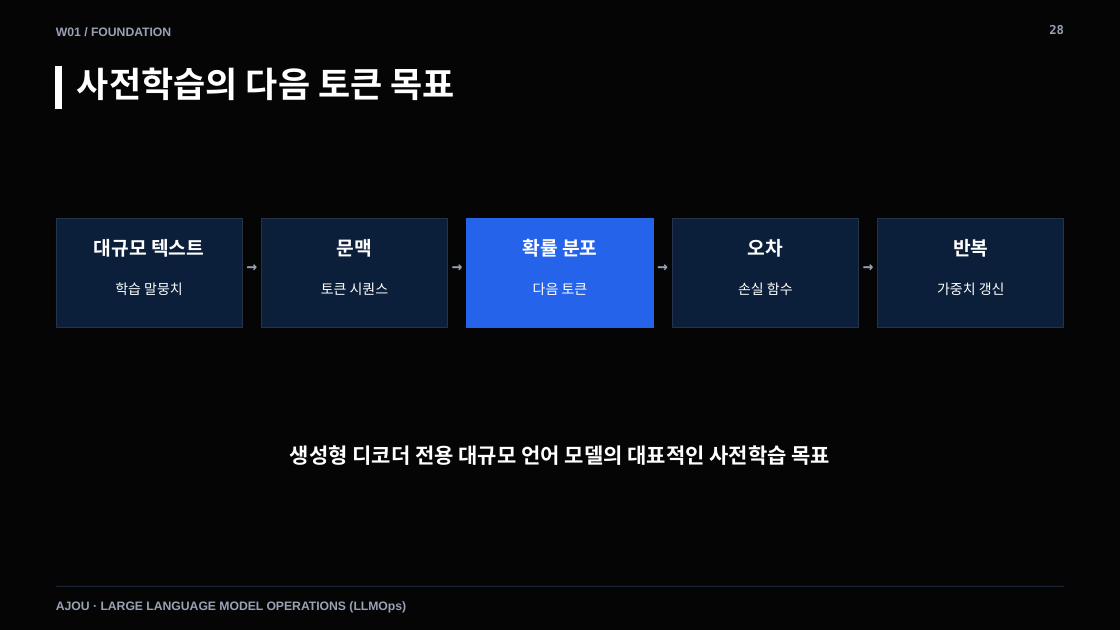
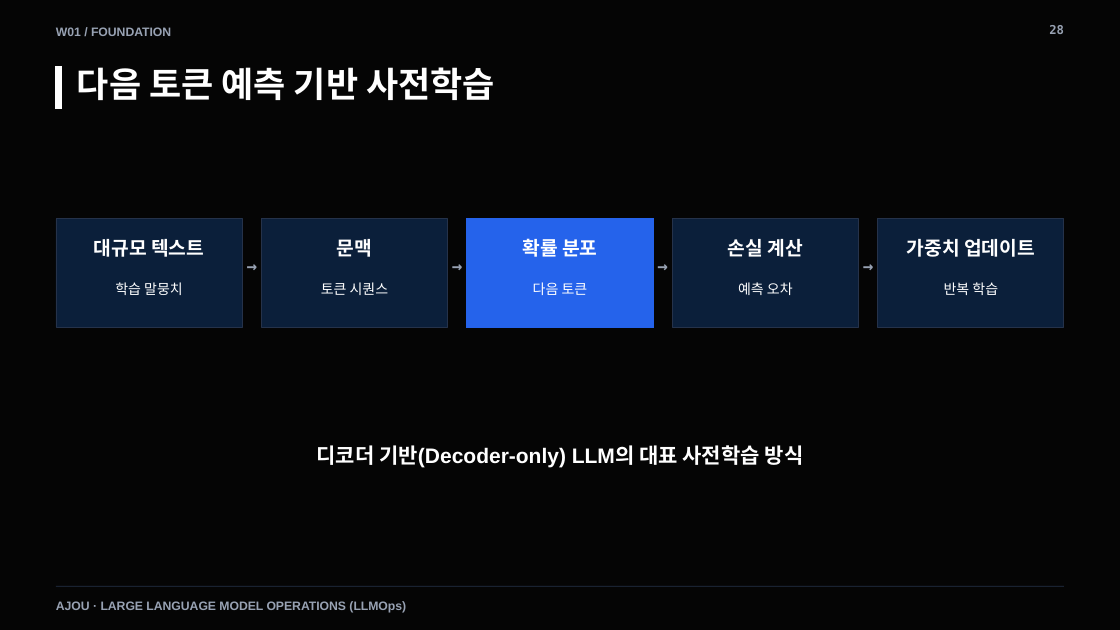
Before and after one commit to smilesjcha/llmops-16week, a slide deck: slide 28 of week01/lecture/01_week1_llmops_kickoff.pptx. Drawn at 1120x630 pixels with LibreOffice and Linux fonts; fonts in the diff are those of the drawing. Boxes give left, top, right and bottom in pixels: in the first picture for what was removed or moved away, otherwise in the second. Text is boxed around its words. In the diff, an @@ line names an element or a change of style, - is before the commit and + after.

```diff
--- a/week01/lecture/01_week1_llmops_kickoff.pptx
+++ b/week01/lecture/01_week1_llmops_kickoff.pptx
@@ text at <box>77,67,495,100</box>: text changed @@
-사전학습의 다음 토큰 목표
+다음 토큰 예측 기반 사전학습
@@ text at <box>728,239,803,257</box>: text changed @@
-오차
+손실 계산
@@ text at <box>907,239,1035,257</box>: text changed @@
-반복
+가중치 업데이트
@@ text at <box>738,282,793,295</box>: text changed @@
-손실 함수
+예측 오차
@@ text at <box>944,282,998,295</box>: text changed @@
-가중치 갱신
+반복 학습
@@ text at <box>317,445,804,468</box>: text changed @@
-생성형 디코더 전용 대규모 언어 모델의 대표적인 사전학습 목표
+디코더 기반(Decoder-only) LLM의 대표 사전학습 방식
```
Also in this commit, not shown: 70 other slides changed, 13 other files.
